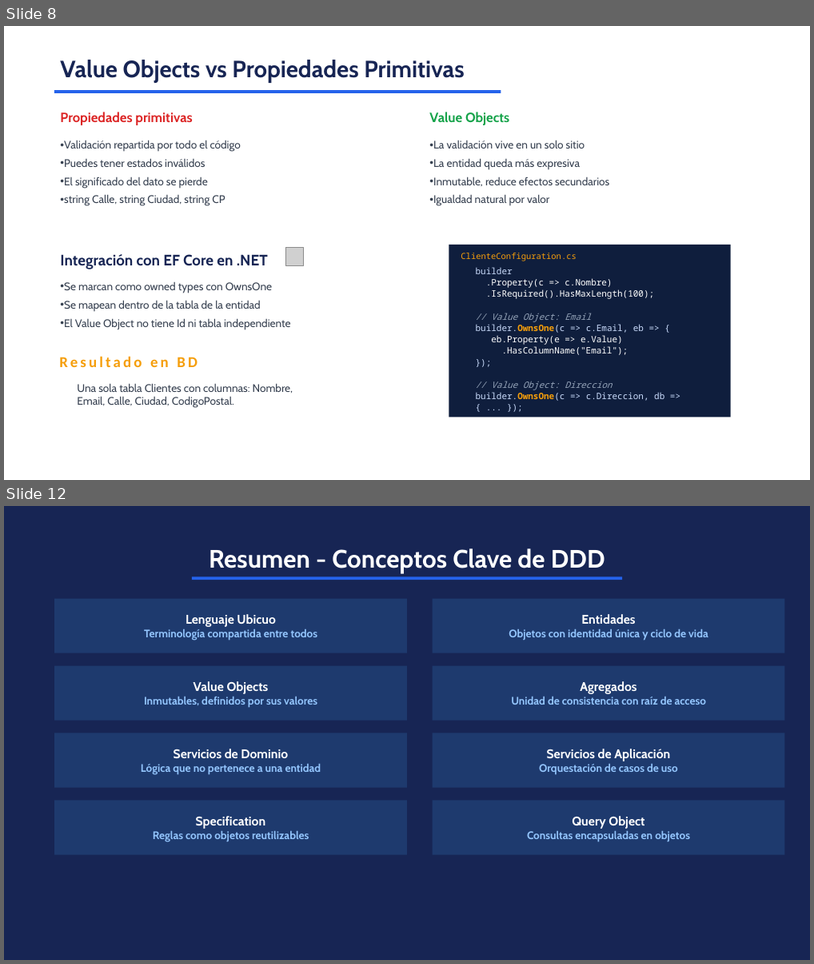
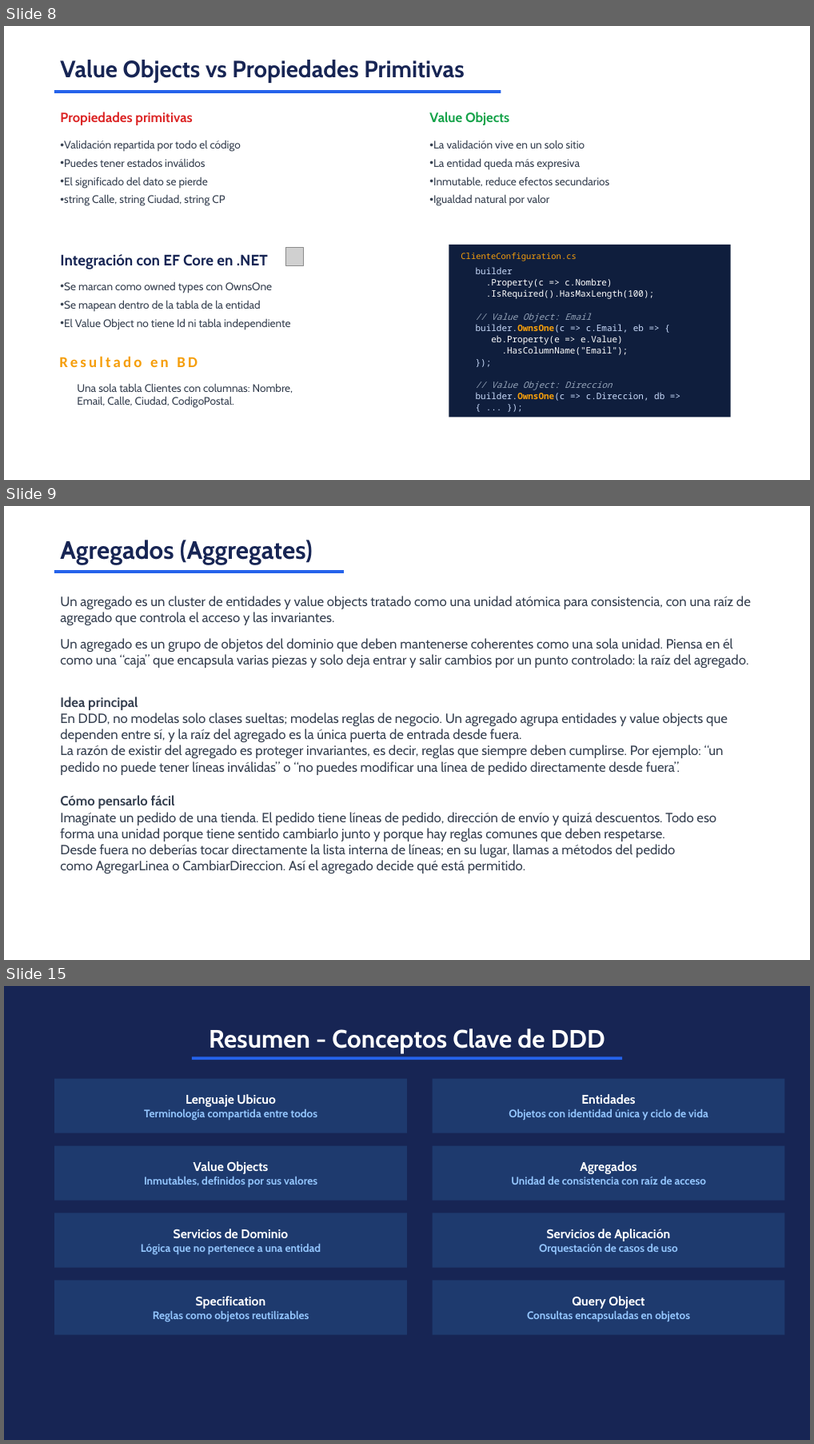
Before and after one commit to jorge-babel-code/TiendaOnline, a slide deck: DDD_Presentacion.pptx. Shown one above the other, each under a label of ours: slides 8 and 12 before the commit, slides 8, 9 and 15 after it; the slides between them are not shown. The pictures are 814x964 and 814x1444 pixels, drawn with LibreOffice and Linux fonts; fonts in the diff are those of the drawing; grey boxes stand for pictures. Boxes give left, top, right and bottom in pixels: in the first picture for what was removed or moved away, otherwise in the second. Text is boxed around its words. In the diff, an @@ line names an element or a change of style, - is before the commit and + after.

```diff
--- a/DDD_Presentacion.pptx
+++ b/DDD_Presentacion.pptx
@@ slide 9 added at [4, 506, 810, 960], background #FFFFFF @@
@@ text added at [60, 540, 313, 564], 30 pt, text #172554, bold @@
+Agregados (Aggregates)
@@ rectangle added at [54, 570, 344, 573], fill #2563EB @@
@@ text added at [60, 596, 751, 873], 16 pt, text #374151 @@
+Un agregado es un cluster de entidades y value objects tratado como una unidad atómica para consistencia, con una raíz de agregado que controla el acceso y las invariantes.
+Un agregado es un grupo de objetos del dominio que deben mantenerse coherentes como una sola unidad. Piensa en él como una “caja” que encapsula varias piezas y solo deja entrar y salir cambios por un punto controlado: la raíz del agregado.
+Idea principal
+En DDD, no modelas solo clases sueltas; modelas reglas de negocio. Un agregado agrupa entidades y value objects que dependen entre sí, y la raíz del agregado es la única puerta de entrada desde fuera.
+La razón de existir del agregado es proteger invariantes, es decir, reglas que siempre deben cumplirse. Por ejemplo: “un pedido no puede tener líneas inválidas” o “no puedes modificar una línea de pedido directamente desde fuera”.
+Cómo pensarlo fácil
+Imagínate un pedido de una tienda. El pedido tiene líneas de pedido, dirección de envío y quizá descuentos. Todo eso forma una unidad porque tiene sentido cambiarlo junto y porque hay reglas comunes que deben respetarse.
+Desde fuera no deberías tocar directamente la lista interna de líneas; en su lugar, llamas a métodos del pedido como AgregarLinea o CambiarDireccion. Así el agregado decide qué está permitido.
@@ what was slide 12 is now slide 15 @@
```
Also in this commit, not shown: 4 slides changed, 2 other slides added.
